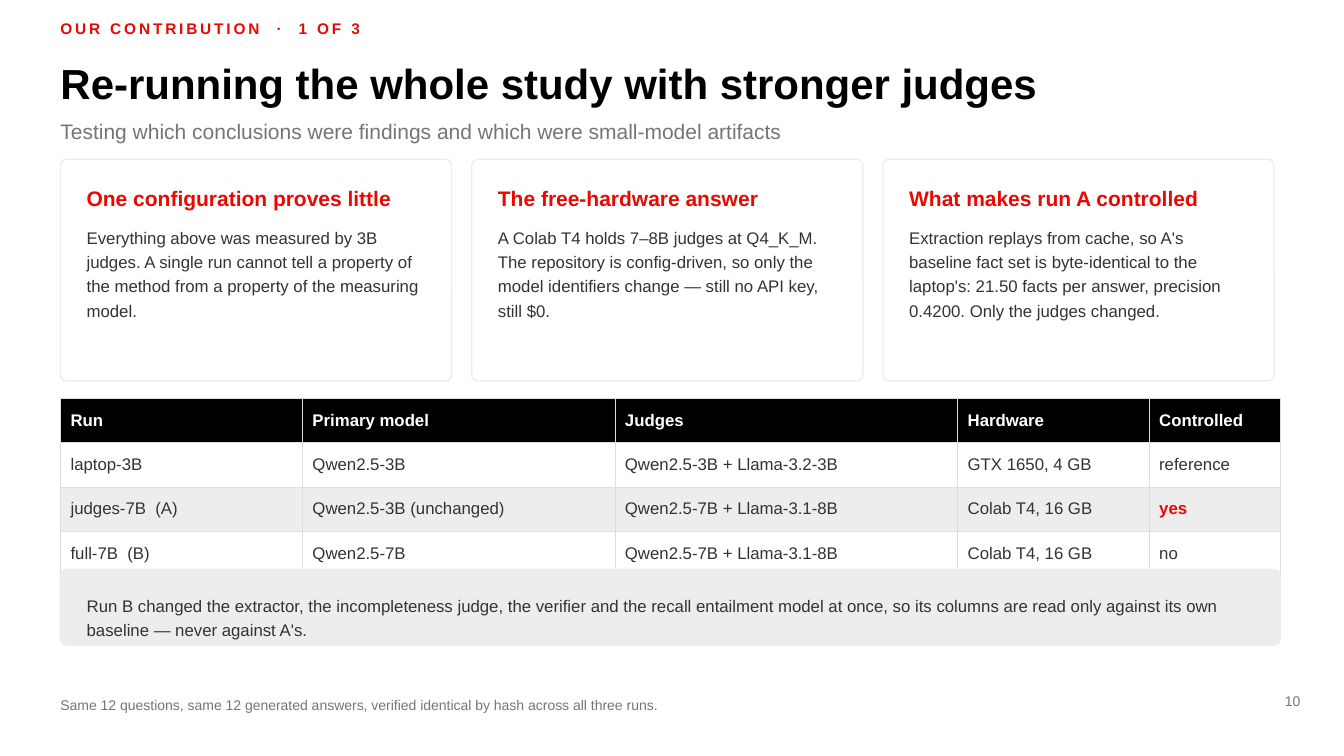
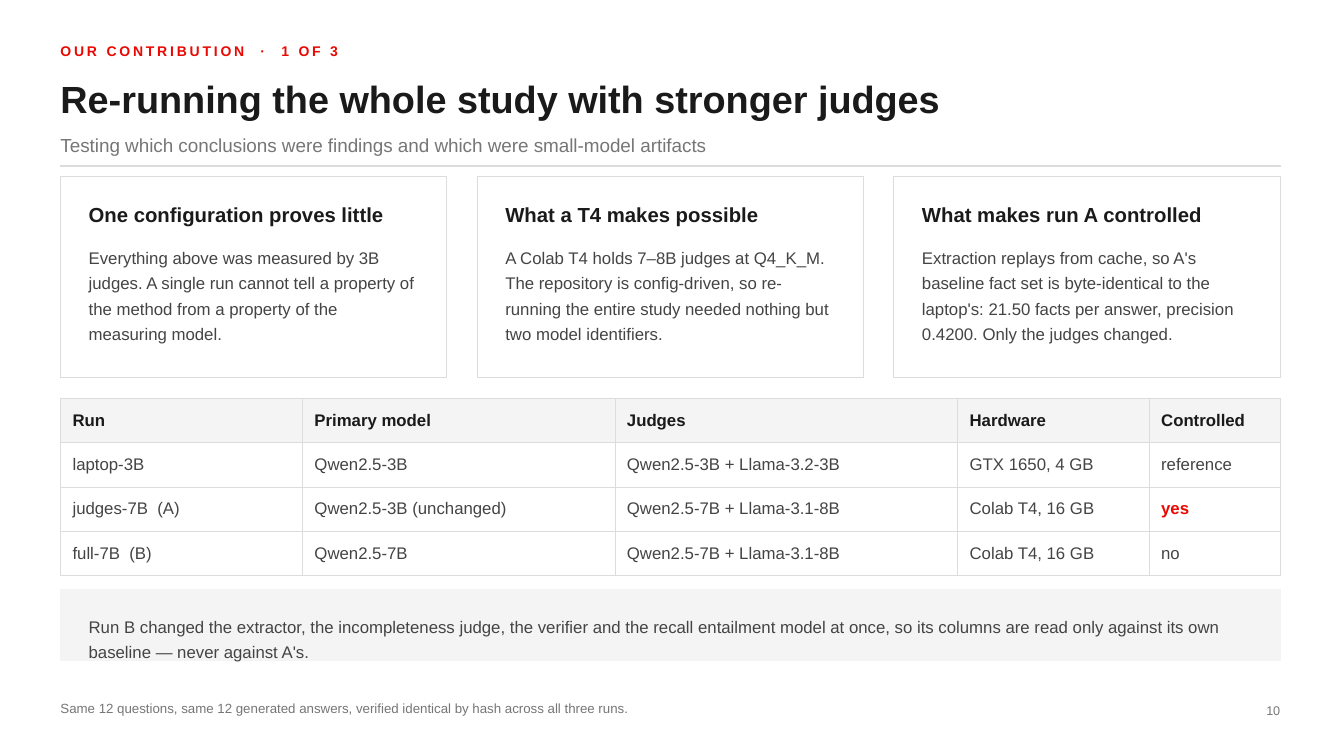
Before and after one commit to MadhavKrishna06/Verifact-Lite, a slide deck: slide 10 of presentation/VERIFACT-Lite-TTU.pptx. Drawn at 1344x756 pixels with LibreOffice and Linux fonts; fonts in the diff are those of the drawing. Boxes give left, top, right and bottom in pixels: in the first picture for what was removed or moved away, otherwise in the second. Text is boxed around its words. In the diff, an @@ line names an element or a change of style, - is before the commit and + after.

```diff
--- a/presentation/VERIFACT-Lite-TTU.pptx
+++ b/presentation/VERIFACT-Lite-TTU.pptx
@@ text "OUR CONTRIBUTION · 1 OF ...": place and size @@
-text "OUR CONTRIBUTION · 1 OF ..." at [60,23,360,34]
+text "OUR CONTRIBUTION · 1 OF ..." at [60,46,338,56]
@@ text "OUR CONTRIBUTION · 1 OF ..." at [60,46,338,56]: size 11 to 10 pt @@
@@ text "Re-running the whole study with ...": place and size @@
-text "Re-running the whole study with ..." at [60,68,1037,107]
+text "Re-running the whole study with ..." at [60,85,940,121]
@@ text "Re-running the whole study with ..." at [60,85,940,121]: size 30 to 27 pt, text colour #000000 to #1A1A1A @@
@@ text "Testing which conclusions were findings ...": place and size @@
-text "Testing which conclusions were findings ..." at [60,124,781,143]
+text "Testing which conclusions were findings ..." at [60,138,706,156]
@@ text "Testing which conclusions were findings ..." at [60,138,706,156]: size 15 to 13.5 pt, text colour #757575 to #767676 @@
@@ rounded rectangle removed at [60,159,452,381] @@
@@ rectangle added at [60,165,1280,166], fill #DCDCDC, outline #DCDCDC 0.25 pt @@
@@ rectangle added at [60,176,447,378], fill #FFFFFF, outline #DCDCDC 0.75 pt @@
@@ rounded rectangle removed at [472,159,863,381] @@
@@ rectangle added at [477,176,863,378], fill #FFFFFF, outline #DCDCDC 0.75 pt @@
@@ rounded rectangle removed at [883,159,1274,381] @@
@@ rectangle added at [894,176,1280,378], fill #FFFFFF, outline #DCDCDC 0.75 pt @@
@@ text "One configuration proves little": place and size @@
-text "One configuration proves little" at [87,190,391,211]
+text "One configuration proves little" at [89,207,383,227]
@@ text "One configuration proves little" at [89,207,383,227]: size 15 to 14.5 pt, text colour #E90802 to #1A1A1A @@
@@ text removed at [498,190,758,207] @@
-The free-hardware answer
@@ text added at [505,207,758,227], 14.5 pt, text #1A1A1A, bold @@
+What a T4 makes possible
@@ text "What makes run A controlled" at [922,207,1201,223]: size 15 to 14.5 pt, text colour #E90802 to #1A1A1A @@
@@ text "What makes run A controlled": place and size @@
-text "What makes run A controlled" at [909,190,1197,207]
+text "What makes run A controlled" at [922,207,1201,223]
@@ text "Everything above was measured by ...": place and size @@
-text "Everything above was measured by ..." at [87,232,418,317]
+text "Everything above was measured by ..." at [89,252,414,344]
@@ text at [505,252,828,340]: text changed; text colour #333333 to #444444 @@
-A Colab T4 holds 7–8B judges at Q4_K_M. The repository is config-driven, so only the model identifiers change — still no API key, still $0.
+A Colab T4 holds 7–8B judges at Q4_K_M. The repository is config-driven, so re-running the entire study needed nothing but two model identifiers.
@@ text colour #333333 to #444444; line spacing 1.2 to 1.25 in 3 elements at [89,621,1219,662], [89,252,414,344], [922,252,1233,344] @@
@@ text "Extraction replays from cache, so ...": place and size @@
-text "Extraction replays from cache, so ..." at [909,232,1221,321]
+text "Extraction replays from cache, so ..." at [922,252,1233,344]
@@ table at [60,398,1280,567] @@
@@ fill #000000 to #F4F4F4 in row 1 @@
@@ fill #EDEDED to #FFFFFF in row 3 @@
@@ text colour #FFFFFF to #1A1A1A in "Run", "Primary model", "Judges", "Hardware" and 1 more places @@
@@ text colour #333333 to #444444 in "laptop-3B", "Qwen2.5-3B", "Qwen2.5-3B + Llama-3.2-3B", "GTX 1650, 4 GB" and 10 more places @@
@@ borders changed @@
@@ rounded rectangle removed at [60,570,1280,645] @@
@@ rectangle added at [60,590,1280,660], fill #F4F4F4, outline #F4F4F4 0.75 pt @@
@@ text "Run B changed the extractor, ...": place and size @@
-text "Run B changed the extractor, ..." at [87,600,1217,636]
+text "Run B changed the extractor, ..." at [89,621,1219,662]
@@ text "Same 12 questions, same 12 ..." at [60,703,627,716]: size 10 to 9.5 pt, text colour #757575 to #767676 @@
@@ page number: place and size @@
-page number at [1285,696,1301,706]
+page number at [1266,706,1280,715]
@@ page number at [1266,706,1280,715]: size 10 to 9 pt, text colour #757575 to #767676 @@
```
Also in this commit, not shown: 18 other slides changed, 1 other file.
